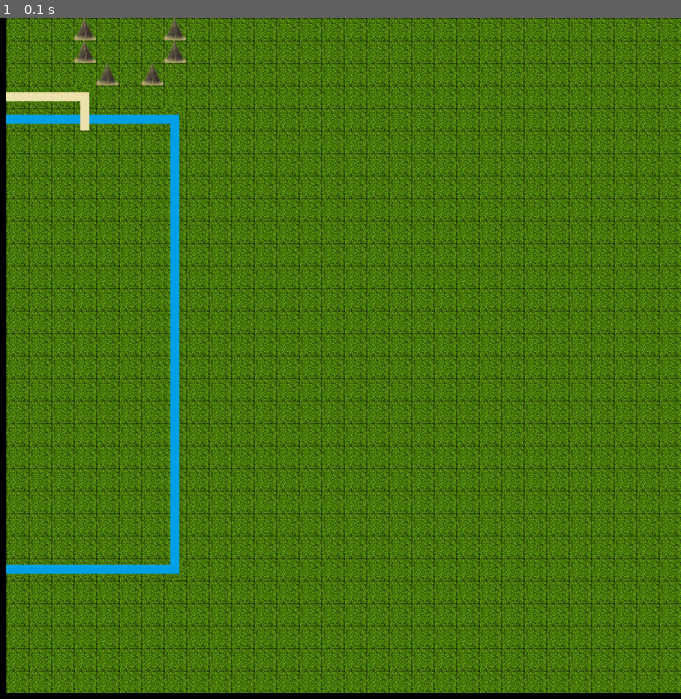
Above: before the commit, frame 1.
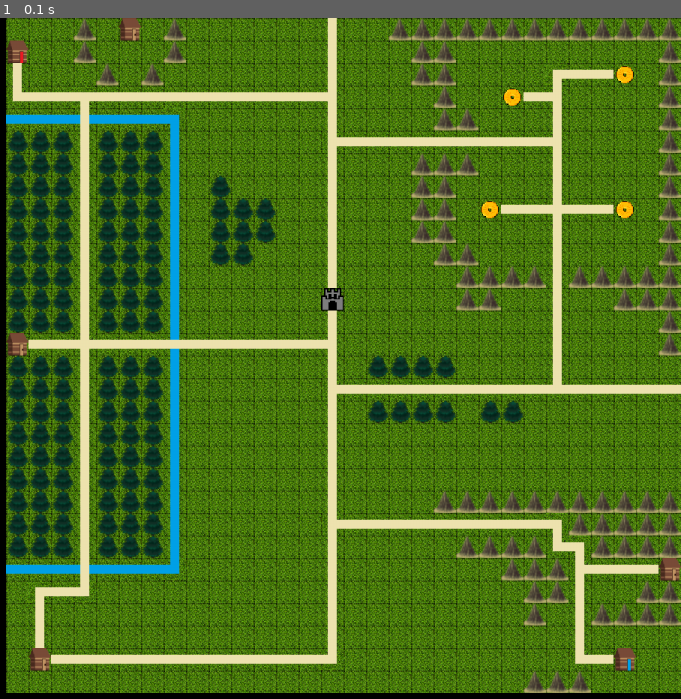
Above: after the commit, the same moment.

Repository: LowLuck/Pygamegame_discontinued
Game: pygame game, started from main.py
Same seed, same stepped clock (60 frames per second), same inputs: the game is played once before the commit and once after it.
Inputs:
- Up to frame 1 (0.1 s): no input

The runs differ from the first frame. In frame 1, 23% of the frame differs, in the area x 0-100%, y 0-100%.

Commit message:
Alpha map completed First showout

Diff:
--- a/data/map.txt
+++ b/data/map.txt
@@ -1,30 +1,30 @@
-...#...#......................
-...#...#......................
-....#.#.......................
----p..........................
-666b6669......................
-.......8......................
-.......8......................
-.......8......................
-.......8......................
-.......8......................
-.......8......................
-.......8......................
-.......8......................
-.......8......................
-.......8......................
-.......8......................
-.......8......................
-.......8......................
-.......8......................
-.......8......................
-.......8......................
-.......8......................
-.......8......................
-.......8......................
-66666663......................
-..............................
-..............................
-..............................
-..............................
-..............................
+...#.n.#......+..#############
+y..#...#......+...##.........#
++...#.#.......+...##....o--$.#
+[--T----------u....#..$-u....#
+666b6669......+....##...+....#
+ttt+ttt8......r---------u....#
+ttt+ttt8......+...###...+....#
+ttt+ttt8.t....+...##....+....#
+ttt+ttt8.ttt..+...##.$--c--$.#
+ttt+ttt8.ttt..+...##....+....#
+ttt+ttt8.tt...+....##...+....#
+ttt+ttt8......+.....####+#####
+ttt+ttt8......%.....##..+..###
+ttt+ttt8......+.........+....#
+n--c---d------u.........+....#
+ttt+ttt8......+.tttt....+.....
+ttt+ttt8......r---------e-----
+ttt+ttt8......+.tttt.tt.......
+ttt+ttt8......+...............
+ttt+ttt8......+...............
+ttt+ttt8......+...............
+ttt+ttt8......+....###########
+ttt+ttt8......r---------p#####
+ttt+ttt8......+.....####[p####
+666b6663......+.......###r---n
+.o-]..........+........##+..##
+.+............+........#.+####
+.+............+..........+....
+.n------------]..........[-x..
+.......................###....
--- a/main.py
+++ b/main.py
@@ -58,18 +58,34 @@
             elif level[y][x] == '@':
                 Tile('empty', x, y)
                 new_player = Player(x, y)
+            elif level[y][x] == '%':
+                Tile('bigtown', x, y)
+            elif level[y][x] == '$':
+                Tile('coin', x, y)
             elif level[y][x] == '+':
                 Tile('road', x, y)
             elif level[y][x] == '-':
                 Tile('groad', x, y)
             elif level[y][x] == '[':
                 Tile('lbroad', x, y)
+            elif level[y][x] == 'T':
+                Tile('troad', x, y)
+            elif level[y][x] == 'r':
+                Tile('rtroad', x, y)
+            elif level[y][x] == 'e':
+                Tile('retroad', x, y)
             elif level[y][x] == ']':
                 Tile('rbroad', x, y)
             elif level[y][x] == 'o':
                 Tile('luroad', x, y)
             elif level[y][x] == 'p':
                 Tile('ruroad', x, y)
+            elif level[y][x] == 'c':
+                Tile('croad', x, y)
+            elif level[y][x] == 'u':
+                Tile('ltroad', x, y)
+
+
             elif level[y][x] == 't':
                 Tile('tree', x, y)
             elif level[y][x] == '8':
@@ -86,6 +102,14 @@
                 Tile('lbriver', x, y)
             elif level[y][x] == 'b':
                 Tile('griverb', x, y)
+            elif level[y][x] == 'd':
+                Tile('riverb', x, y)
+            elif level[y][x] == 'n':
+                Tile('smalltown', x, y)
+            elif level[y][x] == 'x':
+                Tile('smalltowna', x, y)
+            elif level[y][x] == 'y':
+                Tile('smalltownb', x, y)
     return new_player, x, y
 
 
@@ -99,6 +123,11 @@
     'ruroad': pygame.transform.scale(load_image('ruroad.png'), (30, 30)),
     'tree': pygame.transform.scale(load_image('tgrass.png'), (30, 30)),
     'groad': pygame.transform.scale(load_image('groad.png'), (30, 30)),
+    'troad': pygame.transform.scale(load_image('troad.png'), (30, 30)),
+    'rtroad': pygame.transform.scale(load_image('rtroad.png'), (30, 30)),
+    'retroad': pygame.transform.scale(load_image('retroad.png'), (30, 30)),
+    'croad': pygame.transform.scale(load_image('croad.png'), (30, 30)),
+    'ltroad': pygame.transform.scale(load_image('ltroad.png'), (30, 30)),
 
     'griver': pygame.transform.scale(load_image('griver.png'), (30, 30)),
     'river': pygame.transform.scale(load_image('river.png'), (30, 30)),
@@ -106,7 +135,15 @@
     'rbriver': pygame.transform.scale(load_image('rbriver.png'), (30, 30)),
     'luriver': pygame.transform.scale(load_image('luriver.png'), (30, 30)),
     'ruriver': pygame.transform.scale(load_image('ruriver.png'), (30, 30)),
-    'griverb': pygame.transform.scale(load_image('griverb.png'), (30, 30))
+    'griverb': pygame.transform.scale(load_image('griverb.png'), (30, 30)),
+    'riverb': pygame.transform.scale(load_image('riverb.png'), (30, 30)),
+    'smalltown': pygame.transform.scale(load_image('smalltown.png'), (30, 30)),
+    'smalltowna': pygame.transform.scale(load_image('smalltowna.png'), (30, 30)),
+    'smalltownb': pygame.transform.scale(load_image('smalltownb.png'), (30, 30)),
+    'bigtown': pygame.transform.scale(load_image('castle.png'), (30, 30)),
+    'coin': pygame.transform.scale(load_image('coin.png'), (30, 30)),
+    'coina': pygame.transform.scale(load_image('coina.png'), (30, 30)),
+    'coinb': pygame.transform.scale(load_image('coinb.png'), (30, 30)),
 }
 player_image = None
 
Binary file added: data/castle.png
Binary file added: data/castlepixart.png
Binary file added: data/coin.png
Binary file added: data/coina.png
Binary file added: data/coinb.png
Binary file added: data/coins.png
Binary file added: data/croad.png
Binary file added: data/ltroad.png
Binary file added: data/retroad.png
Binary file added: data/riverb.png
Binary file added: data/rtroad.png
Binary file added: data/smalltown.png
(and 5 more such lines)
